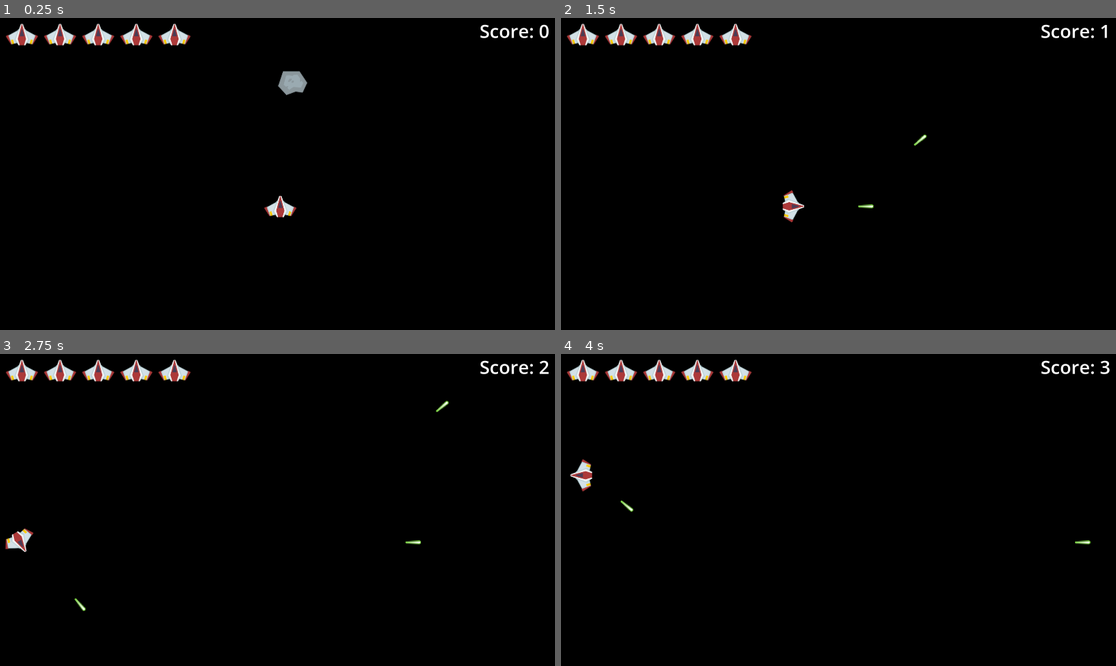
Above: before the commit, frames 1-4 (two rows, left to right).
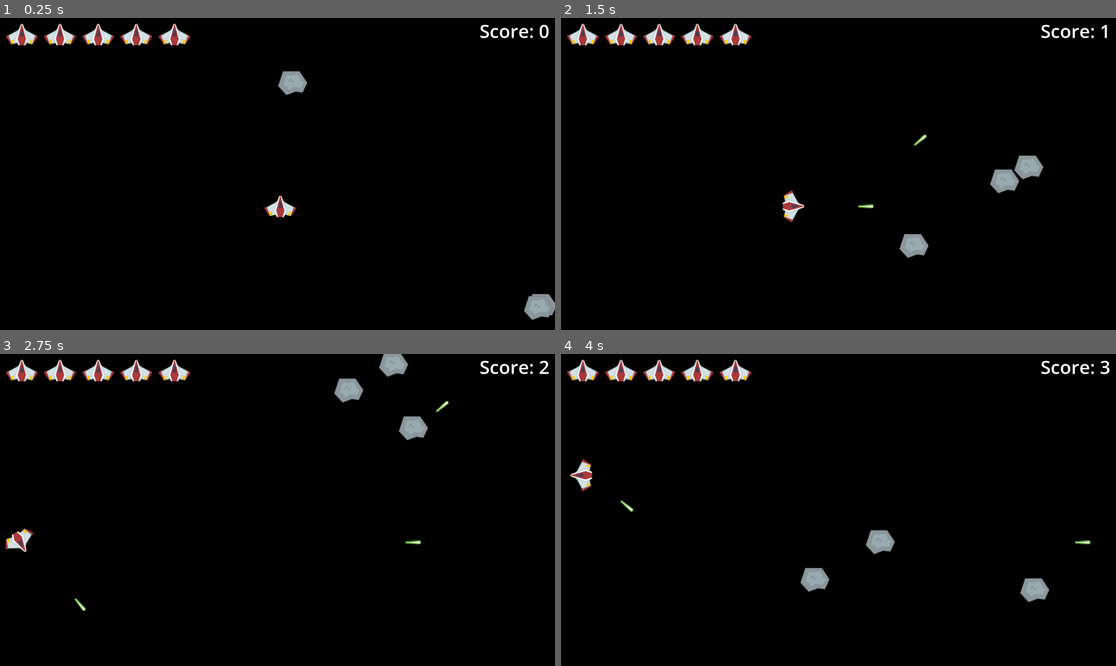
Above: after the commit, the same moments.

Repository: Dripcoding/godot-asteroids
Game: Godot game, scene res://game.tscn
The game is run twice, just before and just after one commit, with the same random seed, the same clock (stepped at 60 frames per second) and the same inputs.
Inputs:
- Up to frame 1 (0.25 s): no input
- Up to frame 2 (1.5 s): hold D (right) 0.53-1.28 s; tap Space (shoot) at 0.6, 1.35 s; hold S (down) from 1.28 s (still down)
- Up to frame 3 (2.75 s): release S (down) at 2.03 s; hold D (right) from 2.03 s (still down); tap Space (shoot) at 2.1 s
- Up to frame 4 (4 s): release D (right) at 2.78 s; hold W (up) 2.78-3.53 s; tap Space (shoot) at 2.85, 3.6 s; hold A (left) from 3.53 s (still down)

The runs differ from the first frame. In frame 1, 0.4% of the frame differs, in the area x 94-100%, y 88-97%; in frame 2, 0.9%; in frame 3, 0.9%; in frame 4, 0.9%, in the area x 43-88%, y 56-80%.

Commit message:
impl asteroid wrap-around movement

Diff:
--- a/asteroid.gd
+++ b/asteroid.gd
@@ -40,6 +40,23 @@
 		update_stats()
 
 
+
+func _on_visible_on_screen_notifier_2d_screen_exited() -> void:
+	var viewport_rect: Rect2 = get_viewport_rect()
+#	# wrap around x axis from left to right
+	if global_position.x < viewport_rect.position.x:
+		global_position.x = viewport_rect.end.x
+	# wrap around x axis from right to left
+	elif global_position.x > viewport_rect.end.x:
+		global_position.x = viewport_rect.position.x
+
+	# wrap around y axis from top to bottom
+	if global_position.y < viewport_rect.position.y:
+		global_position.y = viewport_rect.end.y
+	# wrap around y axis from bottom to top
+	elif global_position.y > viewport_rect.end.y:
+		global_position.y = viewport_rect.position.y
+
 func update_stats() -> void:
 	health -= 1
 	if (health >= 0):
--- a/asteroid.tscn
+++ b/asteroid.tscn
@@ -5,7 +5,7 @@
 
 [sub_resource type="CircleShape2D" id="CircleShape2D_p0ukn"]
 
-[node name="Area2D" type="Area2D" unique_id=404754690]
+[node name="Asteroid" type="Area2D" unique_id=404754690]
 script = ExtResource("1_p0ukn")
 
 [node name="Sprite2D" type="Sprite2D" parent="." unique_id=1469534505]
@@ -14,5 +14,8 @@
 [node name="CollisionShape2D" type="CollisionShape2D" parent="." unique_id=986884336]
 shape = SubResource("CircleShape2D_p0ukn")
 
+[node name="VisibleOnScreenNotifier2D" type="VisibleOnScreenNotifier2D" parent="." unique_id=1289416889]
+
 [connection signal="area_entered" from="." to="." method="_on_area_entered"]
 [connection signal="body_entered" from="." to="." method="_on_body_entered"]
+[connection signal="screen_exited" from="VisibleOnScreenNotifier2D" to="." method="_on_visible_on_screen_notifier_2d_screen_exited"]
